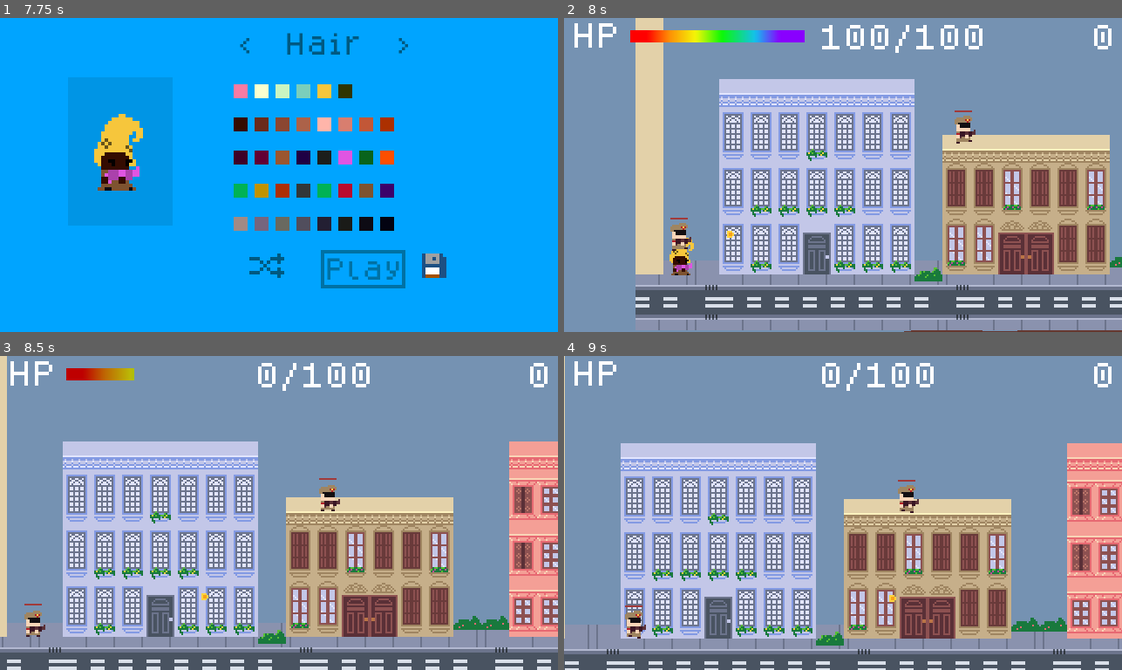
Above: before the commit, frames 1-4 (two rows, left to right).
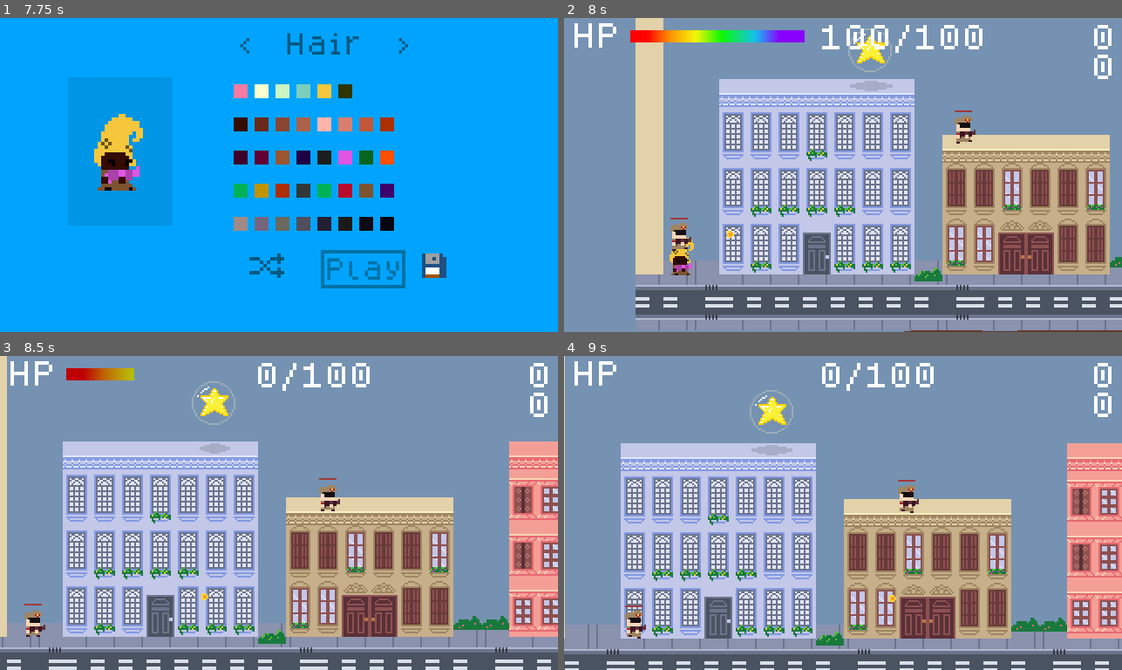
Above: after the commit, the same moments.

Repository: hamiltonromualdo/bring-ur-glam
Game: Godot game, scene res://src/UserInterface/TitleScreen.tscn
Two runs of this game, one before a commit and one after it. Both use one fixed random seed, a clock stepped at 60 frames per second and the inputs below. Sound files missing from this copy of the repository are replaced by a short silence.
Inputs (mouse positions are in pixels of both pictures, inside the frame that each line leads up to):
- Up to frame 1 (7.75 s): tap Enter at 0.5 s; move the mouse to (401, 159) at 0.52 s; hold Right (ui_right) 0.53-2.03 s; tap Space at 1.25 s; move the mouse to (167, 190) at 1.27 s; move the mouse to (334, 105) at 2.02 s; hold Left (ui_left) 2.03-2.78 s; move the mouse to (251, 237) at 2.77 s; hold Right (ui_right) 2.78-4.28 s; move the mouse to (446, 222) at 3.52 s; move the mouse to (111, 127) at 4.27 s; hold Left (ui_left) 4.28-5.03 s; move the mouse to (306, 175) at 5.02 s; hold Right (ui_right) 5.03-5.78 s; move the mouse to (195, 96) at 5.77 s; hold Left (ui_left) 5.78-6.5 s; click "Play" at 6.5 s; click "Play" at 7.25 s
- Up to frame 2 (8 s): no input
- Up to frame 3 (8.5 s): move the mouse to (401, 497) at 8.02 s; hold Left (ui_left) from 8.03 s (still down)
- Up to frame 4 (9 s): move the mouse to (731, 528) at 8.77 s; release Left (ui_left) at 8.78 s; hold Right (ui_right) from 8.78 s (still down)

Frame 1 is identical in both runs. In frame 2, 0.6% of the frame differs, in the area x 50-99%, y 3-24%; in frame 3, 0.7%; in frame 4, 0.7%, in the area x 33-99%, y 10-32%.

Commit message:
Adding star power up example

Diff:
--- a/bring_ur_glam/default_bus_layout.tres
+++ b/bring_ur_glam/default_bus_layout.tres
@@ -1,7 +1,7 @@
 [gd_resource type="AudioBusLayout" format=2]
 
 [resource]
-bus/0/volume_db = -12.9785
+bus/0/volume_db = -4.003
 bus/1/name = "Music"
 bus/1/solo = false
 bus/1/mute = false
--- a/bring_ur_glam/project.godot
+++ b/bring_ur_glam/project.godot
@@ -43,6 +43,11 @@
 "class": "Player",
 "language": "GDScript",
 "path": "res://src/Actors/Player.gd"
+}, {
+"base": "Area2D",
+"class": "Star",
+"language": "GDScript",
+"path": "res://src/Objects/Star.gd"
 } ]
 _global_script_class_icons={
 "BulletBase": "",
@@ -51,7 +56,8 @@
 "ColorSwatch": "",
 "Enemy": "",
 "HealthBar": "",
-"Player": ""
+"Player": "",
+"Star": ""
 }
 
 [application]
@@ -146,6 +152,7 @@
 2d_physics/layer_3="environment"
 2d_physics/layer_4="powerups"
 2d_physics/layer_5="buildings"
+2d_physics/layer_6="powerup"
 
 [physics]
 
--- a/bring_ur_glam/src/Actors/Player.gd
+++ b/bring_ur_glam/src/Actors/Player.gd
@@ -115,3 +115,8 @@
     if was_grounded == null || is_grounded != was_grounded:
         $ReachGroundSound.play()
         emit_signal("grounded_updated", is_grounded)
+
+
+func _on_PickableItemsDetector_area_entered(area: Area2D) -> void:
+    if area is Star:
+        PlayerData.stars_count += 1
--- a/bring_ur_glam/src/Actors/Player.tscn
+++ b/bring_ur_glam/src/Actors/Player.tscn
@@ -15,8 +15,11 @@
 [sub_resource type="RectangleShape2D" id=5]
 extents = Vector2( 8, 6.46318 )
 
+[sub_resource type="RectangleShape2D" id=6]
+extents = Vector2( 7.03106, 6.8332 )
+
 [node name="Player" type="KinematicBody2D"]
-collision_mask = 20
+collision_mask = 28
 script = ExtResource( 2 )
 
 [node name="PlayerImages" parent="." instance=ExtResource( 5 )]
@@ -56,6 +59,12 @@
 
 [node name="PassThrough" parent="." instance=ExtResource( 1 )]
 
+[node name="PickableItemsDetector" type="Area2D" parent="."]
+
+[node name="CollisionShape2D" type="CollisionShape2D" parent="PickableItemsDetector"]
+position = Vector2( 0.057045, 9.06995 )
+shape = SubResource( 6 )
+
 [node name="JumpSound" type="AudioStreamPlayer2D" parent="."]
 stream = ExtResource( 6 )
 volume_db = 20.0
@@ -75,3 +84,4 @@
 [connection signal="grounded_updated" from="." to="Camera2D" method="_on_Player_grounded_updated"]
 [connection signal="timeout" from="DeathTimer" to="." method="_on_DeathTimer_timeout"]
 [connection signal="body_entered" from="EnemyDetector" to="." method="_on_EnemyDetector_body_entered"]
+[connection signal="area_entered" from="PickableItemsDetector" to="." method="_on_PickableItemsDetector_area_entered"]
--- a/bring_ur_glam/src/Autoload/PlayerData.gd
+++ b/bring_ur_glam/src/Autoload/PlayerData.gd
@@ -2,15 +2,18 @@
 
 signal hp_updated
 signal score_updated
+signal stars_count_updated
 
 const total_hp: = 100
 var hp: = total_hp setget set_hp
 var score: = 0 setget set_score
+var stars_count: = 0 setget set_stars_count
 
 
 func reset() -> void:
     hp = total_hp
     score = 0
+    stars_count = 0
 
 
 func set_hp(new_hp: int) -> void:
@@ -21,3 +24,8 @@
 func set_score(new_score: int) -> void:
     score = new_score
     emit_signal("score_updated")
+
+
+func set_stars_count(new_stars_count: int) -> void:
+    stars_count = new_stars_count
+    emit_signal("stars_count_updated")
--- a/bring_ur_glam/src/Levels/Playground.tscn
+++ b/bring_ur_glam/src/Levels/Playground.tscn
@@ -17,6 +17,7 @@
 [ext_resource path="res://assets/tiles/fountain_2.png" type="Texture" id=15]
 [ext_resource path="res://assets/tiles/fountain_0.png" type="Texture" id=16]
 [ext_resource path="res://src/Actors/Enemy.tscn" type="PackedScene" id=17]
+[ext_resource path="res://src/Objects/Star.tscn" type="PackedScene" id=18]
 
 [sub_resource type="SpriteFrames" id=7]
 animations = [ {
@@ -1829,11 +1830,10 @@
 
 [node name="ParallaxLayer" type="ParallaxLayer" parent="Sky"]
 position = Vector2( -1360, -16 )
-motion_scale = Vector2( 0.5, 0.5 )
 motion_mirroring = Vector2( 2784, 2379 )
 
 [node name="Sprite" type="Sprite" parent="Sky/ParallaxLayer"]
-position = Vector2( -736, -1760 )
+position = Vector2( -1275, -1805 )
 scale = Vector2( 3, 3 )
 texture = ExtResource( 6 )
 centered = false
@@ -2024,3 +2024,6 @@
 SHOOTING_INTERVAL = 0.3
 PLAYER_FINDER_SIZE = 2
 DIRECTION = false
+
+[node name="Star" parent="." instance=ExtResource( 18 )]
+position = Vector2( -1257, 60 )
--- /dev/null
+++ b/bring_ur_glam/src/Objects/Bubble.gd
@@ -0,0 +1,11 @@
+extends Node2D
+
+signal animation_finished
+
+
+func pop() -> void:
+    $AnimationPlayer.play("pop")
+
+
+func _on_AnimationPlayer_animation_finished(anim_name: String) -> void:
+    emit_signal("animation_finished")
--- /dev/null
+++ b/bring_ur_glam/src/Objects/Bubble.tscn
@@ -0,0 +1,49 @@
+[gd_scene load_steps=5 format=2]
+
+[ext_resource path="res://assets/objects/bubble.png" type="Texture" id=1]
+[ext_resource path="res://src/Objects/Bubble.gd" type="Script" id=2]
+
+[sub_resource type="Animation" id=1]
+length = 0.001
+tracks/0/type = "value"
+tracks/0/path = NodePath("Sprite:frame")
+tracks/0/interp = 1
+tracks/0/loop_wrap = true
+tracks/0/imported = false
+tracks/0/enabled = true
+tracks/0/keys = {
+"times": PoolRealArray( 0 ),
+"transitions": PoolRealArray( 1 ),
+"update": 0,
+"values": [ 0 ]
+}
+
+[sub_resource type="Animation" id=2]
+resource_name = "pop"
+length = 0.25
+step = 0.05
+tracks/0/type = "value"
+tracks/0/path = NodePath("Sprite:frame")
+tracks/0/interp = 1
+tracks/0/loop_wrap = true
+tracks/0/imported = false
+tracks/0/enabled = true
+tracks/0/keys = {
+"times": PoolRealArray( 0, 0.05, 0.1, 0.15, 0.2 ),
+"transitions": PoolRealArray( 1, 1, 1, 1, 1 ),
+"update": 1,
+"values": [ 0, 1, 2, 3, 4 ]
+}
+
+[node name="Bubble" type="Node2D"]
+script = ExtResource( 2 )
+
+[node name="Sprite" type="Sprite" parent="."]
+texture = ExtResource( 1 )
+hframes = 5
+
+[node name="AnimationPlayer" type="AnimationPlayer" parent="."]
+anims/RESET = SubResource( 1 )
+anims/pop = SubResource( 2 )
+
+[connection signal="animation_finished" from="AnimationPlayer" to="." method="_on_AnimationPlayer_animation_finished"]
--- /dev/null
+++ b/bring_ur_glam/src/Objects/Star.gd
@@ -0,0 +1,33 @@
+class_name Star
+extends Area2D
+
+const up_limit = 4
+const down_limit = -4
+var initial_pos = 0
+var step = 0.25
+
+func _incr_position(pos: float) -> void:
+    $Sprite.position.y += pos
+    $CollisionShape2D.position.y += pos
+    $Bubble.position.y += pos
+
+
+func _ready() -> void:
+    initial_pos = $Sprite.position.y
+
+
+func _on_Star_body_entered(body: Node) -> void:
+    $Bubble.pop()
+    $AudioStreamPlayer2D.play()
+
+
+func _on_Bubble_animation_finished() -> void:
+    queue_free()
+
+
+func _process(delta: float) -> void:
+    var pos = initial_pos - $Sprite.position.y
+    if pos >= up_limit or pos <= down_limit:
+        step *= -1
+    _incr_position(step)
+    $Shadow.scale.x += step/10
--- /dev/null
+++ b/bring_ur_glam/src/Objects/Star.tscn
@@ -0,0 +1,35 @@
+[gd_scene load_steps=7 format=2]
+
+[ext_resource path="res://assets/objects/star.png" type="Texture" id=1]
+[ext_resource path="res://src/Objects/Star.gd" type="Script" id=2]
+[ext_resource path="res://src/Objects/Bubble.tscn" type="PackedScene" id=3]
+[ext_resource path="res://assets/objects/bubble_shaddow.png" type="Texture" id=4]
+[ext_resource path="res://assets/sound/pop.wav" type="AudioStream" id=5]
+
+[sub_resource type="RectangleShape2D" id=1]
+extents = Vector2( 6.61299, 6.67737 )
+
+[node name="Star" type="Area2D"]
+collision_layer = 8
+script = ExtResource( 2 )
+
+[node name="Sprite" type="Sprite" parent="."]
+texture = ExtResource( 1 )
+
+[node name="CollisionShape2D" type="CollisionShape2D" parent="."]
+shape = SubResource( 1 )
+
+[node name="Bubble" parent="." instance=ExtResource( 3 )]
+
+[node name="Shadow" type="Sprite" parent="."]
+modulate = Color( 1, 1, 1, 0.282353 )
+position = Vector2( 0, 24 )
+scale = Vector2( 1.5, 1 )
+texture = ExtResource( 4 )
+
+[node name="AudioStreamPlayer2D" type="AudioStreamPlayer2D" parent="."]
+stream = ExtResource( 5 )
+bus = "Effects"
+
+[connection signal="body_entered" from="." to="." method="_on_Star_body_entered"]
+[connection signal="animation_finished" from="Bubble" to="." method="_on_Bubble_animation_finished"]
--- a/bring_ur_glam/src/UserInterface/HUD.gd
+++ b/bring_ur_glam/src/UserInterface/HUD.gd
@@ -9,6 +9,10 @@
     error = PlayerData.connect("score_updated", self, "update_score")
     if error:
         print("Error connecting score: ", error)
+
+    error = PlayerData.connect("stars_count_updated", self, "update_stars_count_text")
+    if error:
+        print("Error connecting stars count: ", error)
 
     $HealthBarRbn.set_values(0, PlayerData.hp, PlayerData.total_hp)
     update_hp_text()
@@ -25,3 +29,7 @@
 
 func update_hp_text() -> void:
     $HPValue.text = "{hp}/{total_hp}".format({"hp": PlayerData.hp, "total_hp": PlayerData.total_hp})
+
+
+func update_stars_count_text() -> void:
+    $StarsLabel.text = str(PlayerData.stars_count)
--- a/bring_ur_glam/src/UserInterface/HUD.tscn
+++ b/bring_ur_glam/src/UserInterface/HUD.tscn
@@ -11,10 +11,25 @@
 [node name="ScoreLabel" type="Label" parent="."]
 anchor_left = 1.0
 anchor_right = 1.0
-margin_left = -40.0
+margin_left = -63.0
 margin_top = 4.0
 margin_right = -4.0
-margin_bottom = 41.0
+margin_bottom = 20.0
+theme = ExtResource( 1 )
+text = "0"
+align = 2
+autowrap = true
+__meta__ = {
+"_edit_use_anchors_": false
+}
+
+[node name="StarsLabel" type="Label" parent="."]
+anchor_left = 1.0
+anchor_right = 1.0
+margin_left = -63.0
+margin_top = 21.0
+margin_right = -4.0
+margin_bottom = 37.0
 theme = ExtResource( 1 )
 text = "0"
 align = 2
Binary file added: bring_ur_glam/assets/objects/bubble.png
Not shown, added: bring_ur_glam/assets/objects/bubble.png.import
Binary file added: bring_ur_glam/assets/objects/bubble_shaddow.png
Not shown, added: bring_ur_glam/assets/objects/bubble_shaddow.png.import
Binary file added: bring_ur_glam/assets/objects/star.png
Not shown, added: bring_ur_glam/assets/objects/star.png.import
Not shown, added: bring_ur_glam/assets/sound/pop.wav.import
Not shown: 1 places in bring_ur_glam/src/Actors/Player.tscn that only renumber resources
Not shown: 1 places in bring_ur_glam/src/Levels/Playground.tscn that only renumber resources
Not shown, added: bring_ur_glam/assets/sound/pop.cpt
Not shown, added: bring_ur_glam/assets/sound/pop.wav
